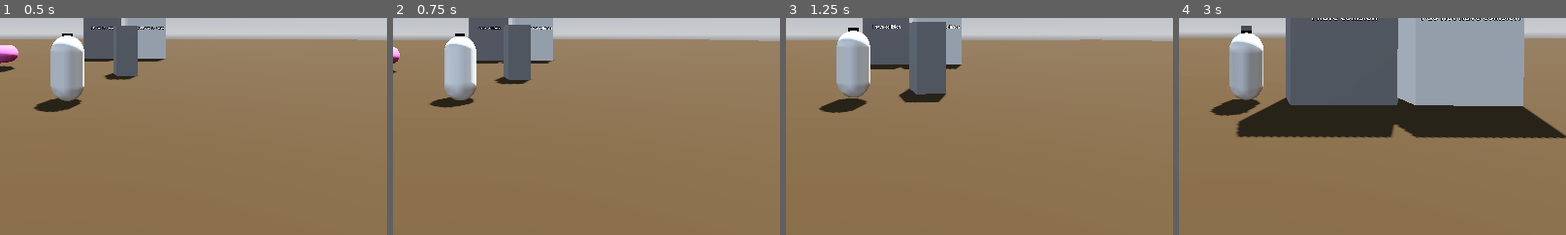
Above: before the commit, frames 1-4 (left to right).
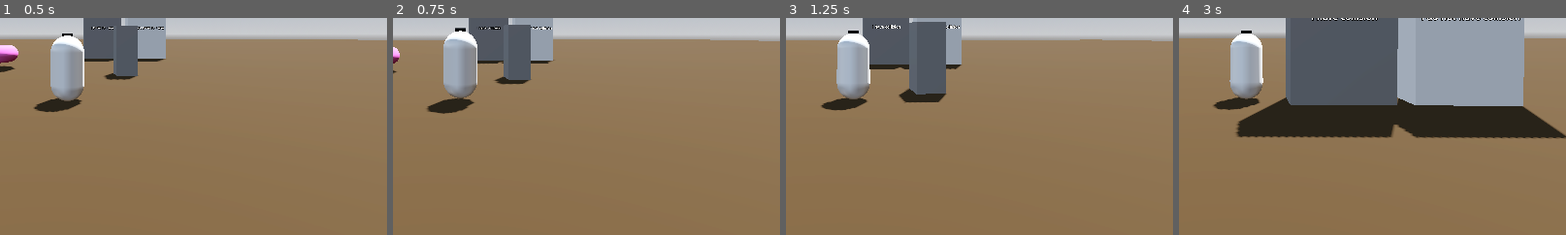
Above: after the commit, the same moments.

Repository: Gjosti/dev-sandbox
Game: Godot game, scene res://Levels/sandbox_level.tscn
The game is run twice, just before and just after one commit, with the same random seed, the same clock (stepped at 60 frames per second) and the same inputs.
Inputs (mouse positions are % of the whole screen's width and height, from its top left):
- Up to frame 1 (0.5 s): no input
- Up to frame 2 (0.75 s): tap Enter at 0.5 s; move the mouse to (55, 50) at 0.52 s; press the mouse at (55, 50) at 0.53 s; hold W (move_forward) from 0.53 s (still down)
- Up to frame 3 (1.25 s): keep holding W (move_forward); tap Space (jump) at 0.77 s; tap Ctrl (crouch, bound only after the commit) at 0.8 s
- Up to frame 4 (3 s): keep holding W (move_forward); move the mouse to (45, 50) at 1.27 s; release the mouse at (45, 50) at 1.28 s; tap Ctrl (crouch, bound only after the commit) at 1.35, 2.3 s; tap Space (jump) at 1.52 s; click (45, 50) at 1.55 s; move the mouse to (52, 48) at 2.02 s; press the mouse at (52, 48) at 2.03 s; move the mouse to (49, 52) at 2.77 s; release the mouse at (49, 52) at 2.78 s; tap Shift (dash) at 2.85 s
The pictures show only the part of the screen within x 41-91%, y 46-96%; the shares and areas given below are measured in that part.

Frame 1 is identical in both runs. In frame 2, 1.7% of the frame differs, in the area x 8-22%, y 4-45%; in frame 3, 0.7%; in frame 4, 1.6%.

Commit message:
dumb attempt at crouch. TODO lage state machine separat fra AnimationTree og heller transforme onPress og OnRelease type ting

Diff:
--- a/Player/player.gd
+++ b/Player/player.gd
@@ -101,6 +101,7 @@
 	handle_mouse_input(event)
 	handle_camera_zoom(event)
 	handle_attack_input(event)
+	handle_crouch_input()
 	# Handle jump release for variable jump height
 	if event.is_action_released("jump") and velocity.y >= 0:
 		velocity.y *= 0.4
@@ -128,6 +129,13 @@
 		if event.is_action_pressed("attack"):
 			main_action()
 
+func handle_crouch_input() -> void:
+	if is_on_floor() and rig.is_idle():
+		if Input.is_action_pressed("crouch"):
+			rig.travel("Crouch")
+	else:
+		rig.travel("Start")
+
 
 func handle_camera_zoom(event: InputEvent) -> void:
 	if event.is_action_pressed("scroll_forward"):
@@ -151,3 +159,8 @@
 
 func main_action() -> void:
 	rig.travel("Attack")
+
+# idiotisk måte å gjørde det på. TODO lage state machine separat fra AnimationTree
+# og heller transforme onPress og OnRelease type ting
+func crouch() -> void:
+	rig.travel("Crouch")
--- a/Player/rig.tscn
+++ b/Player/rig.tscn
@@ -64,6 +64,35 @@
 "transitions": PackedFloat32Array(1, 1, 1, 1),
 "update": 0,
 "values": [Vector3(1, 1, 1), Vector3(0.9, 0.9, 0.9), Vector3(1.2, 1.2, 1.2), Vector3(1, 1, 1)]
+}
+
+[sub_resource type="Animation" id="Animation_8s7l5"]
+resource_name = "Crouch"
+length = 0.1
+loop_mode = 1
+tracks/0/type = "value"
+tracks/0/imported = false
+tracks/0/enabled = true
+tracks/0/path = NodePath("MeshInstance3D:scale")
+tracks/0/interp = 1
+tracks/0/loop_wrap = true
+tracks/0/keys = {
+"times": PackedFloat32Array(0),
+"transitions": PackedFloat32Array(1),
+"update": 0,
+"values": [Vector3(1.25, 0.5, 1.25)]
+}
+tracks/1/type = "value"
+tracks/1/imported = false
+tracks/1/enabled = true
+tracks/1/path = NodePath("MeshInstance3D:position")
+tracks/1/interp = 1
+tracks/1/loop_wrap = true
+tracks/1/keys = {
+"times": PackedFloat32Array(0),
+"transitions": PackedFloat32Array(1),
+"update": 0,
+"values": [Vector3(0, 0.5, 0)]
 }
 
 [sub_resource type="Animation" id="Animation_ydo8n"]
@@ -104,6 +133,34 @@
 "times": PackedFloat32Array(0, 0.9, 2)
 }
 
+[sub_resource type="Animation" id="Animation_32kt2"]
+resource_name = "Jump"
+length = 0.1
+tracks/0/type = "value"
+tracks/0/imported = false
+tracks/0/enabled = true
+tracks/0/path = NodePath("MeshInstance3D:scale")
+tracks/0/interp = 1
+tracks/0/loop_wrap = true
+tracks/0/keys = {
+"times": PackedFloat32Array(0, 0.025, 0.075, 0.1),
+"transitions": PackedFloat32Array(1, 1, 1, 1),
+"update": 0,
+"values": [Vector3(1, 1, 1), Vector3(1.25, 0.75, 1.25), Vector3(0.75, 1.25, 0.75), Vector3(1, 1, 1)]
+}
+tracks/1/type = "value"
+tracks/1/imported = false
+tracks/1/enabled = true
+tracks/1/path = NodePath("MeshInstance3D:position")
+tracks/1/interp = 1
+tracks/1/loop_wrap = true
+tracks/1/keys = {
+"times": PackedFloat32Array(0, 0.025, 0.075, 0.1),
+"transitions": PackedFloat32Array(1, 1, 1, 1),
+"update": 0,
+"values": [Vector3(0, 1, 0), Vector3(0, 0.75, 0), Vector3(0, 1.25, 0), Vector3(0, 1, 0)]
+}
+
 [sub_resource type="Animation" id="Animation_wer68"]
 length = 0.001
 tracks/0/type = "bezier"
@@ -187,6 +244,18 @@
 "update": 0,
 "values": [Vector3(1, 1, 1)]
 }
+tracks/7/type = "value"
+tracks/7/imported = false
+tracks/7/enabled = true
+tracks/7/path = NodePath("MeshInstance3D:position")
+tracks/7/interp = 1
+tracks/7/loop_wrap = true
+tracks/7/keys = {
+"times": PackedFloat32Array(0),
+"transitions": PackedFloat32Array(1),
+"update": 0,
+"values": [Vector3(0, 1, 0)]
+}
 
 [sub_resource type="Animation" id="Animation_ojd8b"]
 resource_name = "Run"
@@ -217,25 +286,10 @@
 "values": [Vector3(0, 0, 0), Vector3(0, 0.1, 0), Vector3(0, 0, 0)]
 }
 
-[sub_resource type="Animation" id="Animation_32kt2"]
-resource_name = "Jump"
-length = 0.1
-tracks/0/type = "value"
-tracks/0/imported = false
-tracks/0/enabled = true
-tracks/0/path = NodePath("MeshInstance3D:scale")
-tracks/0/interp = 1
-tracks/0/loop_wrap = true
-tracks/0/keys = {
-"times": PackedFloat32Array(0, 0.025, 0.075, 0.1),
-"transitions": PackedFloat32Array(1, 1, 1, 1),
-"update": 0,
-"values": [Vector3(1, 1, 1), Vector3(1.25, 0.75, 1.25), Vector3(0.75, 1.25, 0.75), Vector3(1, 1, 1)]
-}
-
 [sub_resource type="AnimationLibrary" id="AnimationLibrary_awthv"]
 _data = {
 &"Attack": SubResource("Animation_awthv"),
+&"Crouch": SubResource("Animation_8s7l5"),
 &"Idle": SubResource("Animation_ydo8n"),
 &"Jump": SubResource("Animation_32kt2"),
 &"RESET": SubResource("Animation_wer68"),
@@ -244,6 +298,9 @@
 
 [sub_resource type="AnimationNodeAnimation" id="AnimationNodeAnimation_wer68"]
 animation = &"Attack"
+
+[sub_resource type="AnimationNodeAnimation" id="AnimationNodeAnimation_8s7l5"]
+animation = &"Crouch"
 
 [sub_resource type="AnimationNodeAnimation" id="AnimationNodeAnimation_32kt2"]
 animation = &"Jump"
@@ -275,15 +332,23 @@
 switch_mode = 2
 advance_mode = 2
 
+[sub_resource type="AnimationNodeStateMachineTransition" id="AnimationNodeStateMachineTransition_vcvy3"]
+
+[sub_resource type="AnimationNodeStateMachineTransition" id="AnimationNodeStateMachineTransition_icx30"]
+switch_mode = 2
+advance_mode = 2
+
 [sub_resource type="AnimationNodeStateMachine" id="AnimationNodeStateMachine_ydo8n"]
 states/Attack/node = SubResource("AnimationNodeAnimation_wer68")
 states/Attack/position = Vector2(482, 197)
+states/Crouch/node = SubResource("AnimationNodeAnimation_8s7l5")
+states/Crouch/position = Vector2(355, 8)
 states/Jump/node = SubResource("AnimationNodeAnimation_32kt2")
-states/Jump/position = Vector2(482, 10)
+states/Jump/position = Vector2(611, 8)
 states/MoveSpace/node = SubResource("AnimationNodeBlendSpace1D_32kt2")
 states/MoveSpace/position = Vector2(482, 100)
-transitions = ["Start", "MoveSpace", SubResource("AnimationN …(313 unchanged characters)… mationNodeStateMachineTransition_32kt2")]
-graph_offset = Vector2(-22, -87)
+transitions = ["Start", "MoveSpace", SubResource("AnimationN …(313 unchanged characters)… mationNodeStateMachineTransition_32kt2"), "MoveSpace", "Crouch", SubResource("AnimationNodeStateMachineTransition_vcvy3"), "Crouch", "MoveSpace", SubResource("AnimationNodeStateMachineTransition_icx30")]
+graph_offset = Vector2(10, -27)
 
 [node name="Rig" type="Node3D"]
 script = ExtResource("1_wer68")
--- a/project.godot
+++ b/project.godot
@@ -94,6 +94,11 @@
 "events": [Object(InputEventMouseButton,"resource_local_to_scene":false,"resource_name":"","device":-1,"window_id":0,"a …(256 unchanged characters)…
 ]
 }
+crouch={
+"deadzone": 0.2,
+"events": [Object(InputEventKey,"resource_local_to_scene":false,"resource_name":"","device":-1,"window_id":0,"alt_pressed":false,"shift_pressed":false,"ctrl_pressed":false,"meta_pressed":false,"pressed":false,"keycode":0,"physical_keycode":4194326,"key_label":0,"unicode":0,"location":0,"echo":false,"script":null)
+]
+}
 
 [physics]
 
Not shown: 1 places in Player/rig.tscn that only renumber resources
